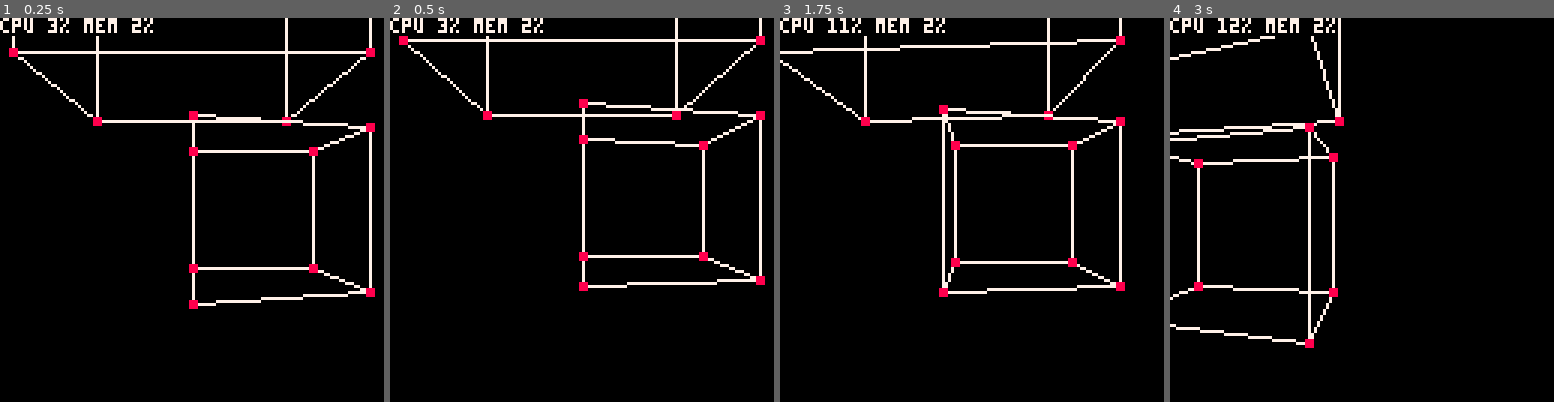
Above: before the commit, frames 1-4 (left to right).
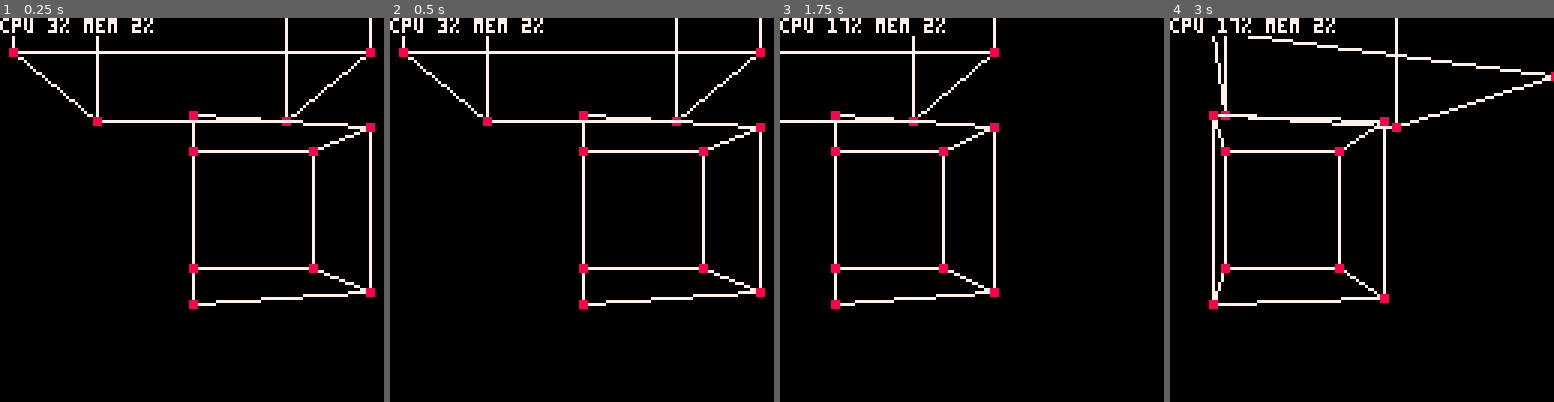
Above: after the commit, the same moments.

Repository: Cuttleshock/PICO-8-recipes
Game: PICO-8 cartridge 3d_no_oo.p8
Same seed, same stepped clock (60 frames per second), same inputs: the game is played once before the commit and once after it.
Inputs:
- Up to frame 1 (0.25 s): no input
- Up to frame 2 (0.5 s): tap X (X key) at 0.33 s
- Up to frame 3 (1.75 s): tap O (Z key) at 0.7, 1.7 s; tap X (X key) at 1.07 s; hold Right from 1.6 s (still down)
- Up to frame 4 (3 s): tap X (X key) at 1.85, 2.97 s; release Right at 2.1 s; tap O (Z key) at 2.1, 2.5, 2.9 s; hold Up 2.15-2.42 s; hold Right from 2.47 s (still down)

Frame 1 is identical in both runs. In frame 2, 6.4% of the frame differs, in the area x 2-98%, y 4-76%; in frame 3, 7.3%; in frame 4, 7.8%, in the area x 0-100%, y 0-86%.

Commit message:
Add turning

Diff:
--- a/3d_no_oo.p8
+++ b/3d_no_oo.p8
@@ -10,11 +10,21 @@
 thetamax = thetah/2
 thetamin = -thetamax
 
-movspd = 0.02
+movspd = 0.05
+turnspd = 0.1
 
 pi = 3.1415
 pi2 = pi/2
-pi4 = pi/4
+inv2pi = 1/(pi*2)
+
+_sin_builtin=sin
+function sin(x)
+	return -_sin_builtin(x*inv2pi)
+end
+_cos_builtin=cos
+function cos(x)
+	return _cos_builtin(x*inv2pi)
+end
 
 -- atan lookup table
 _atlen = 64
@@ -125,12 +135,16 @@
 end
 
 function get_phi(v)
-	return atan((v[1]-pov[1])/(v[2]-pov[2]))
+	-- we should serialise cos,sin(pov.phi)
+	local x=(v[1]-pov[1])*cos(pov.phi)-(v[2]-pov[2])*sin(pov.phi)
+	return atan(x/(v[2]-pov[2]))
 end
 
 function get_theta(v)
-	local x,y=v[1]-pov[1],v[2]-pov[2]
-	return atan((v[3]-pov[3])*invsqrt(x*x+y*y))
+	local x=(v[1]-pov[1])*cos(pov.phi)-(v[2]-pov[2])*sin(pov.phi)
+	local y=(v[2]-pov[2])*cos(pov.phi)+(v[1]-pov[1])*sin(pov.phi)
+	local z=v[3]-pov[3]
+	return atan(z*invsqrt(x*x+y*y))
 end
 
 function get_sx(v)
@@ -203,7 +217,7 @@
 -- top-level logic
 
 function _init()
-	pov={0,0,0}
+	pov={0,0,0,phi=0}
 	models={}
 	make_cube({-0.5,1,0.5},1)
 	make_cube({0,2,-0.5},0.5)
@@ -212,27 +226,31 @@
 function _update()
 	fresh=true
 	if btn(⬆️) then
-		pov[2]+=movspd
+		pov[2]+=movspd*cos(pov.phi)
+		pov[1]+=movspd*sin(pov.phi)
 		fresh=false
 	end
 	if btn(⬇️) then
-		pov[2]-=movspd
+		pov[2]-=movspd*cos(pov.phi)
+		pov[1]-=movspd*sin(pov.phi)
 		fresh=false
 	end
 	if btn(➡️) then
-		pov[1]+=movspd
+		if btn(❎) then -- strafe
+			pov[1]+=movspd*cos(pov.phi)
+			pov[2]-=movspd*sin(pov.phi)
+		else -- turn
+			pov.phi+=turnspd
+		end
 		fresh=false
 	end
 	if btn(⬅️) then
-		pov[1]-=movspd
-		fresh=false
-	end
-	if btn(🅾️) then
-		pov[3]+=movspd
-		fresh=false
-	end
-	if btn(❎) then
-		pov[3]-=movspd
+		if btn(❎) then -- strafe
+			pov[1]-=movspd*cos(pov.phi)
+			pov[2]+=movspd*sin(pov.phi)
+		else -- turn
+			pov.phi-=turnspd
+		end
 		fresh=false
 	end
 end
